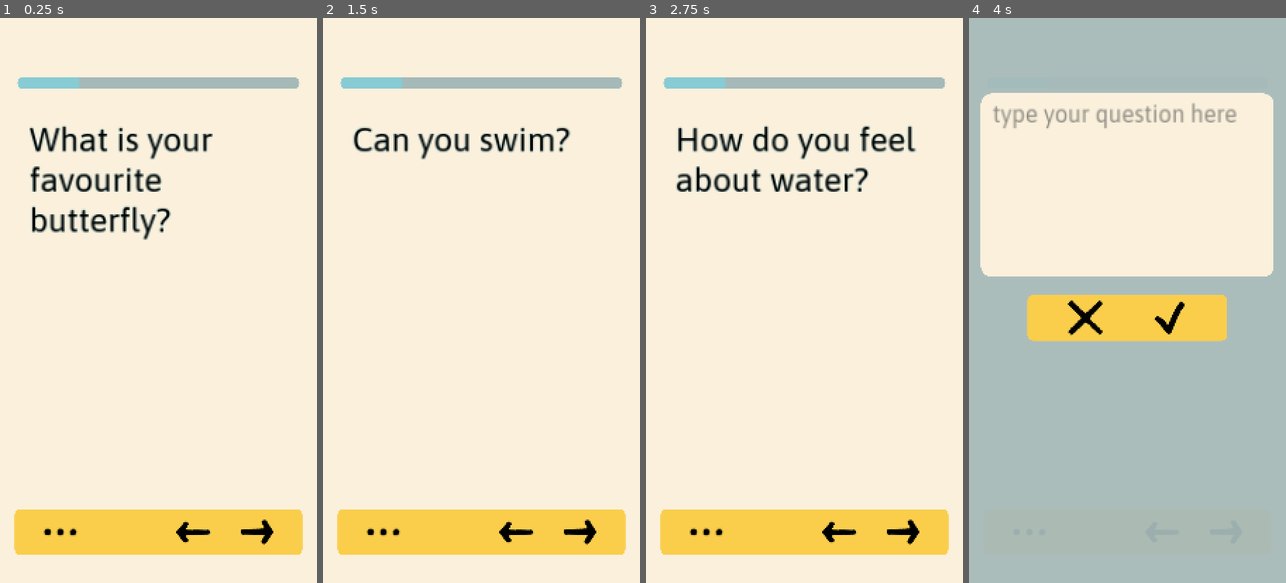
Above: before the commit, frames 1-4 (left to right).
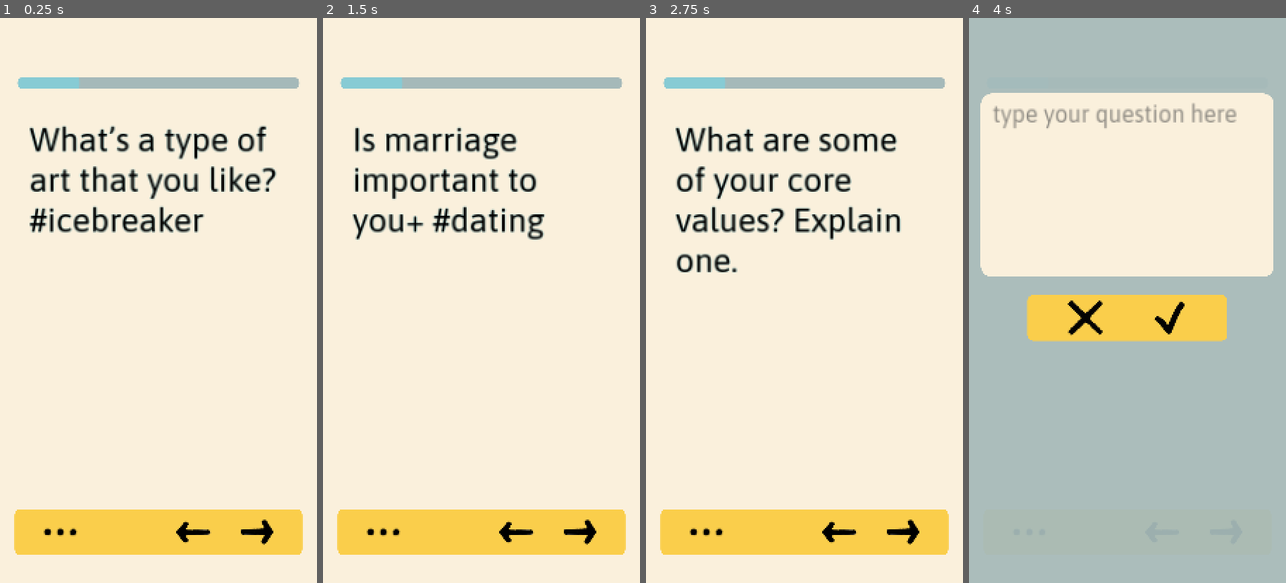
Above: after the commit, the same moments.

Repository: edoartworks/LifeCards
Game: Godot game, scene res://Game/screen_main.tscn
The game is run twice, just before and just after one commit, with the same random seed, the same clock (stepped at 60 frames per second) and the same inputs.
Inputs (mouse positions are in pixels of both pictures, inside the frame that each line leads up to):
- Up to frame 1 (0.25 s): no input
- Up to frame 2 (1.5 s): click (579, 532) at 0.5 s; click (579, 532) at 1.25 s
- Up to frame 3 (2.75 s): click (902, 532) at 2 s
- Up to frame 4 (4 s): click (1029, 532) at 2.75 s; click "Add custom question" at 3.5 s

The runs differ from the first frame. In frame 1, 4.4% of the frame differs, in the area x 9-88%, y 19-40%; in frame 2, 4.1%; in frame 3, 5.3%, in the area x 9-86%, y 19-45%; in frame 4, nothing differs.

Commit message:
Disabled debug questions and updated APK

Diff:
--- a/Game/Global.gd
+++ b/Game/Global.gd
@@ -1,7 +1,7 @@
 extends Node
 
-var RESET_USER_QUESTIONS = true
-var QUESTIONS_FILE_PATH = "res://Data/DEBUG_questions.txt"
+var RESET_USER_QUESTIONS = false
+var QUESTIONS_FILE_PATH = "res://Data/questions.txt"
 var QUESTIONS_USER_FILE_PATH = "user://questions.txt"
 
 var QUESTIONS: Array[String] = []
Not shown, changed: Exports/lifecards.apk
Not shown, changed: Exports/lifecards.apk.idsig
